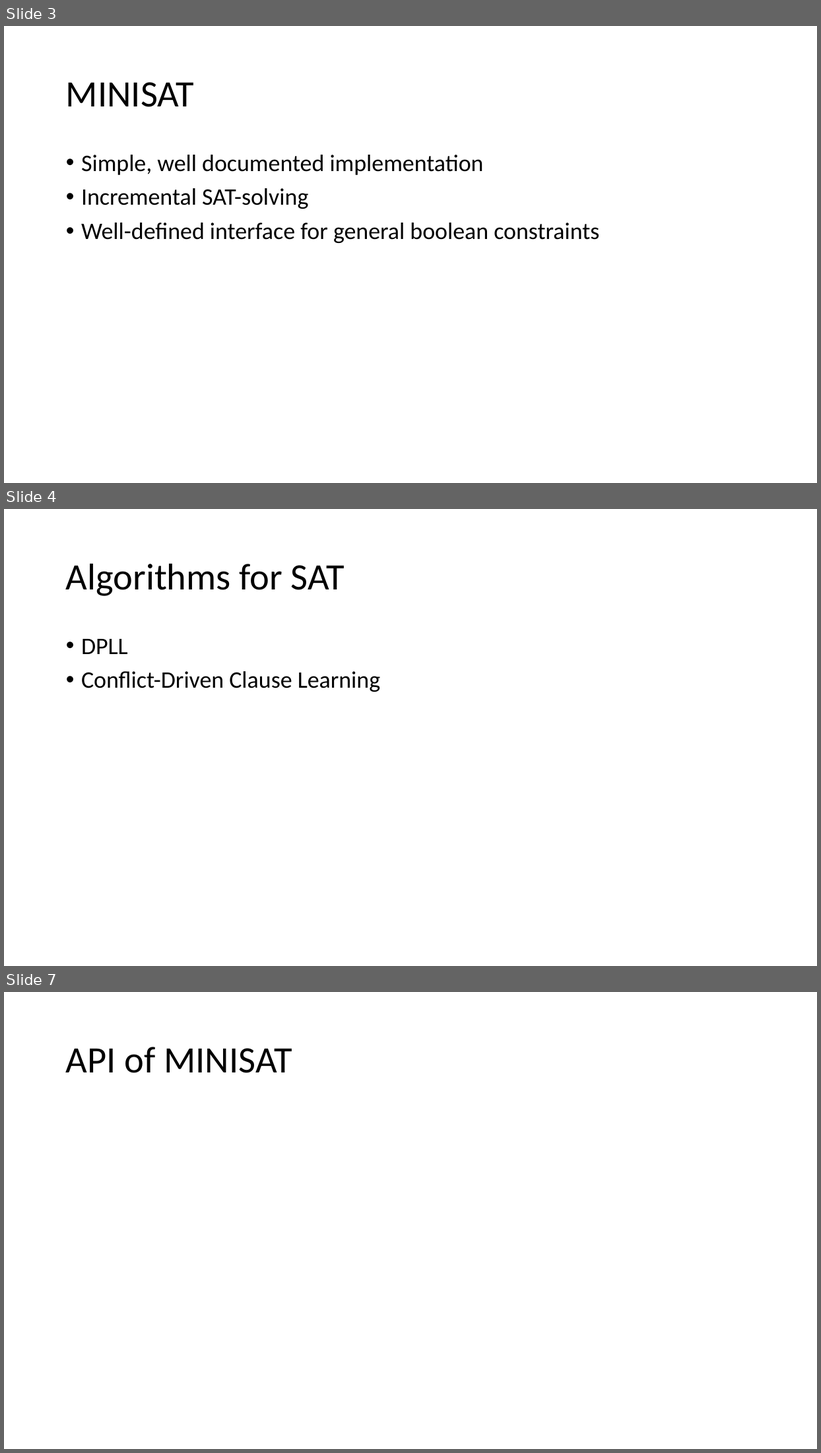
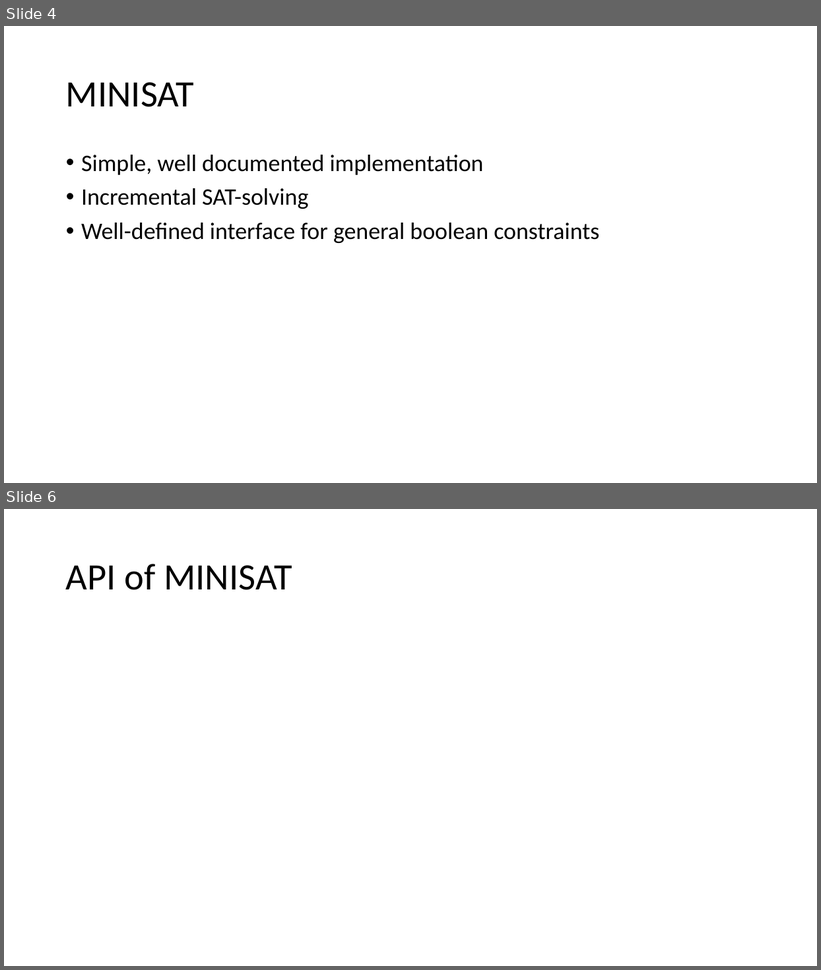
Before and after one commit to bacmive/paper_notes, a slide deck: notes11-sat smt.pptx. Shown one above the other, each under a label of ours: slides 3, 4 and 7 before the commit, slides 4 and 6 after it; the slides between them are not shown. The pictures are 821x1453 and 821x970 pixels, drawn with LibreOffice and Linux fonts; fonts in the diff are those of the drawing. Boxes give left, top, right and bottom in pixels: in the first picture for what was removed or moved away, otherwise in the second. Text is boxed around its words. In the diff, an @@ line names an element or a change of style, - is before the commit and + after.

```diff
--- a/notes11-sat smt.pptx
+++ b/notes11-sat smt.pptx
@@ slide 4 removed at (4,509,817,966), background #FFFFFF @@
@@ title removed at (66,563,345,596) @@
-Algorithms for SAT
@@ text removed at (81,639,380,692) @@
-• DPLL
-• Conflict-Driven Clause Learning
@@ what was slide 3 is now slide 4 @@
@@ what was slide 7 is now slide 6 @@
```
Also in this commit, not shown: 2 slides changed, 2 slides added, 1 other slide removed.
